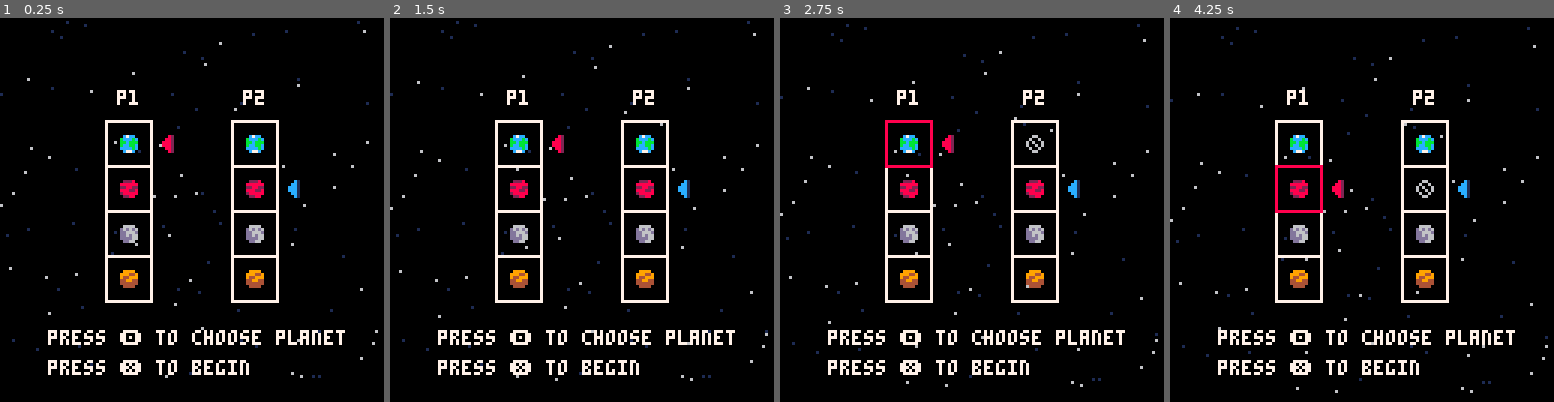
Above: before the commit, frames 1-4 (left to right).
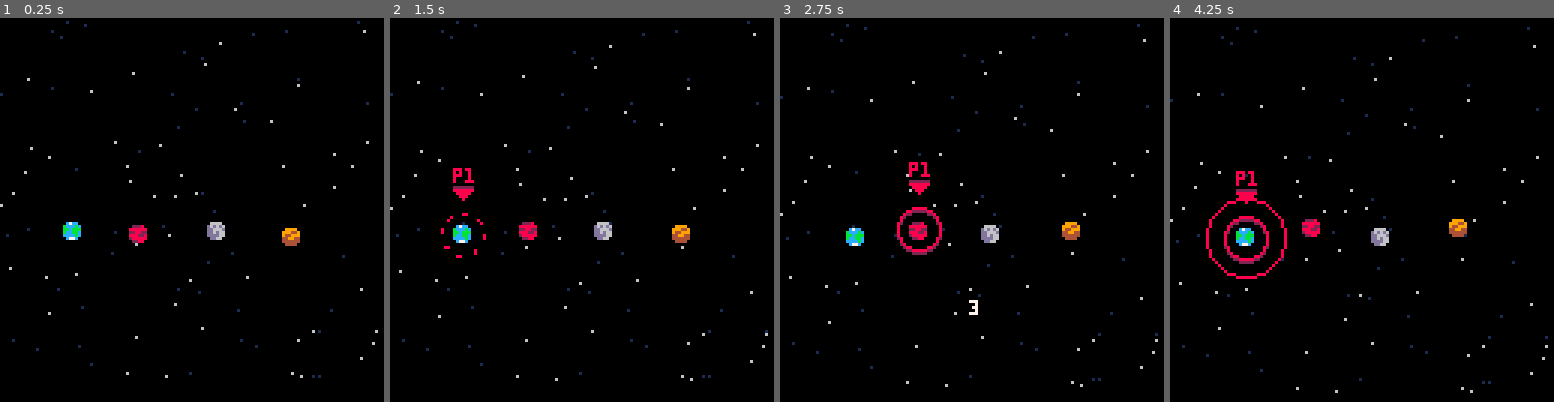
Above: after the commit, the same moments.

Repository: felix-berg/kjam
Game: PICO-8 cartridge astroy.p8
Two runs of this game, one before a commit and one after it. Both use one fixed random seed, a clock stepped at 60 frames per second and the inputs below.
Inputs:
- Up to frame 1 (0.25 s): no input
- Up to frame 2 (1.5 s): tap X (X key) at 0.33, 1.07 s; tap O (Z key) at 0.7 s
- Up to frame 3 (2.75 s): hold Right 1.6-2.1 s; tap O (Z key) at 1.7, 2.1, 2.5 s; tap X (X key) at 1.85 s; hold Up 2.15-2.42 s; hold Right from 2.47 s (still down)
- Up to frame 4 (4.25 s): tap O (Z key) every 0.4 s from 2.9 to 4.1 s; tap X (X key) at 2.97, 4.08 s; release Right at 3.03 s; hold Left 3.08-3.58 s; hold Down 3.63-3.97 s; hold Right from 4.02 s (still down)

The runs differ from the first frame. In frame 1, 7.2% of the frame differs, in the area x 12-90%, y 18-93%; in frame 2, 7.5%; in frame 3, 7.6%; in frame 4, 8.2%, in the area x 9-90%, y 18-93%.

Commit message:
Improve selection screen

Diff:
--- a/astroy.p8
+++ b/astroy.p8
@@ -44,9 +44,10 @@
 function _init()
 	srand(73)
 
+	poke(0x5f36, 0x40) -- disable print scrolling
 	poke(0x5F5C, 255) -- set btnp to never repeat
 
-	initialize_pause_screen()
+	init_selection_screen()
 	init_starfield()
 end
 
@@ -89,10 +90,11 @@
 -- called by pico-8 60 times per sec
 function _update60()
 	if game_state == "title" then
-		if update_pause_screen() then
-			load_random_level()
-			game_state = "level"
-		end
+		update_selection_screen()
+		-- if update_pause_screen() then
+		-- 	load_random_level()
+		-- 	game_state = "level"
+		-- end
 	else
 		-- update_player_controls()
 
@@ -136,10 +138,11 @@
 
 	draw_starfield()
 
+	draw_particles()
+
 	if game_state == "title" then
-		draw_pause_screen()
+		draw_selection_screen()
 	else
-		draw_particles()
 
 		-- draw bodies
 		for body in all(bodies) do
@@ -182,9 +185,18 @@
 -->8
 -- players
 
+num_players = 2
+
 shoot_delay = 0.3
 shoot_strength = 50
 recoil_strength = 280
+
+player_colors = {
+[0] = {8,  2},
+[1] = {12, 1},
+[2] = {11, 3},
+[3] = {14, 2}
+}
 
 players = {}
 
@@ -360,7 +372,7 @@
 		frag_body.dy = s * strength
 		frag_body.mass = mass
 		frag_body.radius = radius
-		frag_body.sprite = body.sprite + 4
+		frag_body.sprite = 8
 	end
 end
 
@@ -394,7 +406,7 @@
 	p.radius = 1.6
 	p.dx = dx
 	p.dy = dy
-	p.sprite = 26
+	p.sprite = 12
 
 	return p
 end
@@ -505,6 +517,7 @@
 
 PARTICLE_SPARK = 1
 PARTICLE_SMOKE = 2
+PARTICLE_BUBBLE = 3
 
 function make_particle(type, col, x, y)
 	local particle = {
@@ -515,6 +528,7 @@
 		dx = 0,
 		dy = 0,
 		drag = 0.95,
+		size = 10,
 		life = 60,
 		age = 0,
 	}
@@ -534,7 +548,7 @@
 		particle.y += particle.dy
 
 		particle.age += 1
-		if particle.age > particle.life then
+		if particle.age >= particle.life then
 			deli(particles, i)
 		end
 	end
@@ -581,12 +595,22 @@
 	particle.life = rnd(6) + 10
 end
 
+function particle_bubble(x, y, radius, size, col)
+	local particle = make_particle(PARTICLE_BUBBLE, col, x, y)
+	particle.size = size
+	particle.life = radius
+end
+
 function draw_particles()
 	for particle in all(particles) do
 		if particle.type == PARTICLE_SPARK then
 			pset(particle.x, particle.y, particle.col)
 		elseif particle.type == PARTICLE_SMOKE then
 			circfill(particle.x, particle.y, 4 - 4 * (particle.age / particle.life), particle.col)
+		elseif particle.type == PARTICLE_BUBBLE then
+			local t = particle.age / particle.life
+			t = 1 - (1 - t)^2
+			circ(particle.x, particle.y, t * particle.size + 6, particle.col)
 		end
 	end
 end
@@ -602,7 +626,6 @@
 end
 
 function init_level(level)
-	printh("load level " .. level)
 	bodies = {}
 
 	for player in all(players) do
@@ -748,148 +771,210 @@
 -->8
 -- pause menu
 
-local sprite_choices = {-- list of available sprite_choices
-{ id = 1,  chosen = false },
-{ id = 17, chosen = false },
-{ id = 33, chosen = false },
-{ id = 49, chosen = false }
-}
-
-local UNAVAILABLE_SPRITE = 62
-local pause_screen_players = {}
-local num_players = 2
-
-local player_marker_colors = { 8, 12, 11, 14 }
-local player_marker_shadow_colors = { 2, 1, 3, 13 }
-
-function initialize_pause_screen()
-	for i = 1, num_players do
-		add(pause_screen_players, {
-			player_index = i - 1,
-			choice_index = (i - 1) % #sprite_choices + 1,
-			commited = false,
-			marker_color = player_marker_colors[i],
-			marker_shadow_color = player_marker_shadow_colors[i]
-		})
-	end
-end
-
-function update_pause_screen()
-	for player in all(pause_screen_players) do
-		local choiceidx = player.choice_index
-
-		if btnp(5, player.player_index) then
-			local choice = sprite_choices[choiceidx]
-			if not choice.chosen and not player.commited then
-				choice.chosen = true
-				player.commited = true
-			elseif choice.chosen and player.commited then
-				choice.chosen = false
-				player.commited = false
+characters = {1, 2, 3, 4}
+
+menu_players = {}
+ui_character_frames = {}
+
+menu_countdown = 0
+menu_last_countdown_time = 0
+
+function make_menu_player(id)
+	local mp = {
+		id = id,
+		selected = false,
+		selection = id % #characters + 1,
+		x = 64,
+		y = 96,
+	}
+
+	menu_players[id] = mp
+
+	return mp
+end
+
+function init_selection_screen()
+	for i = 1, #characters do
+		local frame = {
+			x = 24 * (i - 3) + 64,
+			y = 64,
+			selected = false,
+		}
+
+		ui_character_frames[i] = frame
+	end
+end
+
+function begin_game()
+	local plr1 = menu_players[0]
+	local plr2 = menu_players[1]
+	add_player(plr1.id, characters[plr1.selection], 8, 2)
+	add_player(plr2.id, characters[plr2.selection], 12, 1)
+
+	game_state = "level"
+	init_level(1)
+end
+
+function begin_countdown()
+	menu_countdown = 3
+	menu_last_countdown_time = t()
+	particle_bubble(64, 96, 10, 2, 7)
+end
+
+function advance_countdown()
+	menu_countdown -= 1
+	menu_last_countdown_time = t()
+	particle_bubble(64, 96, 10, 2, 7)
+
+	if (menu_countdown == 0) begin_game()
+end
+
+function update_selection_screen()
+	if menu_countdown > 0 then
+		if t() >= menu_last_countdown_time + 1 then
+			advance_countdown()
+		end
+
+		for _, plr in pairs(menu_players) do
+			if plr.selected then
+				if btnp(4, plr.id) then
+					advance_countdown()
+				elseif btnp(5, plr.id) then
+					menu_countdown = 0
+				end
 			end
 		end
-
-		if not player.commited and btnp(2, player.player_index) then
-			local idx = choiceidx - 1
-			player.choice_index = (idx - 1) % #sprite_choices + 1 -- wrap around
-		elseif not player.commited and btnp(3, player.player_index) then
-			local idx = choiceidx + 1
-			player.choice_index = (idx - 1) % #sprite_choices + 1
-		end
-	end
-
-	local num_commited = 0
-	for plr in all(pause_screen_players) do
-		if plr.commited then num_commited += 1 end
-	end
-
-	if btn() & 0x1010 > 0 -- detect any player pressed o
-			and num_commited > 1 then
-		for player in all(pause_screen_players) do
-			if player.commited then
-				add_player(player.player_index, sprite_choices[player.choice_index].id, player.marker_color, player.marker_shadow_color)
+	else
+		for _, plr in pairs(menu_players) do
+			if plr.selected and btnp(4, plr.id) then
+				begin_countdown()
 			end
 		end
-		return true
-	else
-		return false
-	end
-end
-
-local considering_color = 7
-local not_considering_color = 7
-local picked_color = 9
-
-function draw_pause_screen()
+	end
+
+	for i = 1, #characters do
+		local chr = characters[i]
+		local frame = ui_character_frames[i]
+
+		if not frame.selected then
+			frame.x = 24 * (i - 3) + 64 + 1.75 * cos(0.0643 * t() + i * 0.734)
+			frame.y = 64 + 1.75 * sin(0.0734 * t() + i * 0.462)
+		end
+	end
+
+	for _, plr in pairs(menu_players) do
+		if not plr.selected and btnp(4, plr.id) then
+			plr.selected = true
+			ui_character_frames[plr.selection].selected = true
+			particle_bubble(plr.x, plr.y, 10, 8, player_colors[plr.id][1])
+		elseif plr.selected and btnp(5, plr.id) then
+			plr.selected = false
+			ui_character_frames[plr.selection].selected = false
+		end
+
+		if not plr.selected then
+			if btnp(0, plr.id) then
+				plr.selection -= 1
+				if (plr.selection < 1) plr.selection = #ui_character_frames
+			elseif btnp(1, plr.id) then
+				plr.selection += 1
+				if (plr.selection > #ui_character_frames) plr.selection = 1
+			end
+		end
+
+		local frame = ui_character_frames[plr.selection]
+
+		plr.x += (frame.x + 7.5 - plr.x) * 0.25
+		plr.y += (frame.y + 7.5 - plr.y) * 0.25
+	end
+
+	if btn() & 0x3f > 0 then
+		if not menu_players[0] then
+			make_menu_player(0)
+		end
+	end
+
+	if btn() & 0x3f00 > 0 then
+		if not menu_players[1] then
+			make_menu_player(1)
+		end
+	end
+end
+
+function draw_selection_rect(x0, y0, x1, y1)
+	sspr(64, 24, 4, 4, x0, y0, 4, 4, false, false)
+	sspr(64, 24, 4, 4, x1 - 3, y0, 4, 4, true, false)
+	sspr(68, 28, 4, 4, x1 - 3, y1 - 3, 4, 4, true, true)
+	sspr(68, 28, 4, 4, x0, y1 - 3, 4, 4, false, true)
+
+	sspr(68, 24, 4, 4, x0 + 4, y0, x1 - x0 - 7, 4, false, false)
+	sspr(68, 24, 4, 4, x0 + 4, y1 - 1, x1 - x0 - 7, 4, false, false)
+
+	sspr(64, 28, 4, 4, x0, y0 + 4, 4, y1 - y0 - 7, false, false)
+	sspr(64, 28, 4, 4, x1 - 3, y0 + 4, 4, y1 - y0 - 7, true, false)
+end
+
+function draw_selection_screen()
 	color(7)
-	cursor(16, 104)
-	print("press 🅾️ to choose planet")
-	cursor(16, 114)
-	print("press ❎ to begin")
-
-	local slot_width = 128 / (num_players + 1)
-
-	local x = -slot_width * (num_players - 1) / 2 + 64
-	local y = 72
-
-	local box_width = 15
-	local box_height = 15
-
-	local topy = y - box_height * ((#sprite_choices + 1) / 2)
-
-	for playeridx, player in ipairs(pause_screen_players) do
-
-		local leftx = x - box_width / 2
-		local rightx = leftx + box_width
-		local boty = topy + box_height * (#sprite_choices + 1)
-
-		if playeridx == 1 then
-			cursor(leftx - 18, topy - 10)
-		end
-
-		cursor(leftx + 4, topy - 10)
-		print("p" .. player.player_index + 1, 7)
-
-		-- cursor(leftx + 3, topy + box_height * 4 + 3)
-		-- print(player_wins[playeridx] .. "★", 10)
-
-		local tlx = leftx
-		local tly = topy
-
-		line(leftx, topy, rightx, topy, not_considering_color)
-
-		for i, sprite in ipairs(sprite_choices) do
-			local brx = tlx + box_width
-			local bry = tly + box_height
-
-			if i == player.choice_index then
-				local color = 0
-				if player.commited then color = player.marker_color
-				else color = considering_color end
-
-				rect(tlx, tly, brx, bry, color)
-
-				pal(12, player.marker_color)
-				pal(1, player.marker_shadow_color)
-				spr(61, tlx + 18, tly + 4)
-				pal()
-			else
-				line(tlx, tly + 1, tlx, bry, not_considering_color)
-				line(brx, tly + 1, brx, bry, not_considering_color)
-				line(tlx, bry, brx, bry, not_considering_color)
+
+	if menu_countdown > 0 then
+		cursor(63, 94)
+		print(menu_countdown)
+	end
+
+	for i = 1, #characters do
+		local chr = characters[i]
+		local ui_frame = ui_character_frames[i]
+
+		-- rect(ui_frame.x, ui_frame.y, ui_frame.x + 15, ui_frame.y + 15)
+
+		-- spr(56, ui_frame.x, ui_frame.y, 1, 1, false, false)
+		-- spr(56, ui_frame.x + 8, ui_frame.y, 1, 1, true, false)
+		-- spr(56, ui_frame.x, ui_frame.y + 8, 1, 1, false, true)
+		-- spr(56, ui_frame.x + 8, ui_frame.y + 8, 1, 1, true, true)
+
+		-- draw_selection_rect(ui_frame.x, ui_frame.y, ui_frame.x + 15, ui_frame.y + 15)
+
+		spr(chr, ui_frame.x + 4, ui_frame.y + 4)
+	end
+
+	for _, plr in pairs(menu_players) do
+		local frame = ui_character_frames[plr.selection]
+
+		color(player_colors[plr.id][1])
+		pal(8, player_colors[plr.id][1])
+		pal(2, player_colors[plr.id][2])
+
+		local yoff = -18
+		cursor(plr.x - 3, plr.y + yoff - 4)
+		if plr.id != 0 then
+			yoff = 12
+			cursor(plr.x - 3, plr.y + yoff + 7)
+		end
+		spr(60, plr.x - 3, plr.y + yoff, 1, 1, false, plr.id != 0)
+		print("p" .. plr.id + 1)
+
+		if plr.selected then
+			circ(plr.x, plr.y + 1, 7, 2)
+			circ(plr.x, plr.y, 7, 8)
+		else
+			for s = 0, 0.9, 0.125 do
+				local off = t() * 0.3 + plr.id * 0.1
+				local x0 = plr.x + 7 * cos(s + off)
+				local y0 = plr.y + 7 * sin(s + off)
+				local x1 = plr.x + 7 * cos(s + 0.025 + off)
+				local y1 = plr.y + 7 * sin(s + 0.025 + off)
+
+				line(x0, y0, x1, y1)
 			end
-
-			local id = sprite.id
-			if sprite.chosen and not (player.commited and player.choice_index == i)  then
-				id = UNAVAILABLE_SPRITE
-			end
-
-			spr(id, tlx + 4, tly + 4)
-
-			tly += box_height
-		end
-
-		x += slot_width
+		end
+
+		-- circ(plr.x, plr.y + 1, 7, 2)
+		-- circ(plr.x, plr.y, 7, 8)
+
+		-- rectfill(plr.x, plr.y, plr.x + 1, plr.y + 1, 8)
+
+		pal()
 	end
 end
 
@@ -946,19 +1031,14 @@
 function draw_aiming_arrows(player)
 	local b = player.body
 
-	local sx = 72
-	local sy = 0
+	local sx = 80
+	local sy = 24
 
 	if player.aim_x != 0 and player.aim_y != 0 then
-		sx = 72
-		sy = 4
-	elseif player.aim_x != 0 then
-		sx = 72
-		sy = 0
+		sy += 4
 	elseif player.aim_y != 0 then
-		sx = 76
-		sy = 0
-	else
+		sx += 4
+	elseif player.aim_x == 0 then
 		return
 	end
 
@@ -986,12 +1066,12 @@
 -- 	return count
 -- end
 
-local diagonal_ob_arrow_x = 88
+local vertical_ob_arrow_x = 80
+local vertical_ob_arrow_y = 24
+local horizontal_ob_arrow_x = 88
+local horizontal_ob_arrow_y = 24
+local diagonal_ob_arrow_x = 96
 local diagonal_ob_arrow_y = 24
-local vertical_ob_arrow_x = 96
-local vertical_ob_arrow_y = 24
-local horizontal_ob_arrow_x = 104
-local horizontal_ob_arrow_y = 24
 local ob_blink_freq = 30
 
 function draw_out_of_bounds_ui(player)
@@ -1039,7 +1119,7 @@
 		sfx(sounds.out_of_bounds_beep)
 	end
 
-	sspr(spritex, spritey, 8, 8, px - sz / 2, py - sz / 2, sz, sz, px > 64, py > 64)
+	sspr(spritex, spritey, 8, 8, px - sz / 2, py - sz / 2, sz, sz, px < 64, py < 64)
 	pal()
 end
 
@@ -1176,40 +1256,8 @@
 
 
 
-…(32 lines of a section not shown)…
 __gff__
-0000000200010101000000000000000000000000000101010000000000000000000000020001010100000000000000000000000000010101000000000000000000000000000100000000000000000000000000000000000000000000000000000000000000000000000000000000000000000000000000000000000000000000
+0000000200000101010101000000000000000000000101010000000000000000000000000000010100000000000000000000000000000101000000000000000000000000000000000000000000000000000000000000000000000000000000000000000000000000000000000000000000000000000000000000000000000000
 0000000000000000000000000000000000000000000000000000000000000000000000000000000000000000000000000000000000000000000000000000000000000000000000000000000000000000000000000000000000000000000000000000000000000000000000000000000000000000000000000000000000000000
 __map__
 0000000000000000000000000000000300000000000000000000000000000000000000000000000000000000000000000000000000000000000000000000000000000000000000000000000000000000000000000000000000000000000000000000000000000000000000000000000000000000000000000000000000000000
Not shown, changed: 96 lines of the sprite sheet (__gfx__) section of astroy.p8
